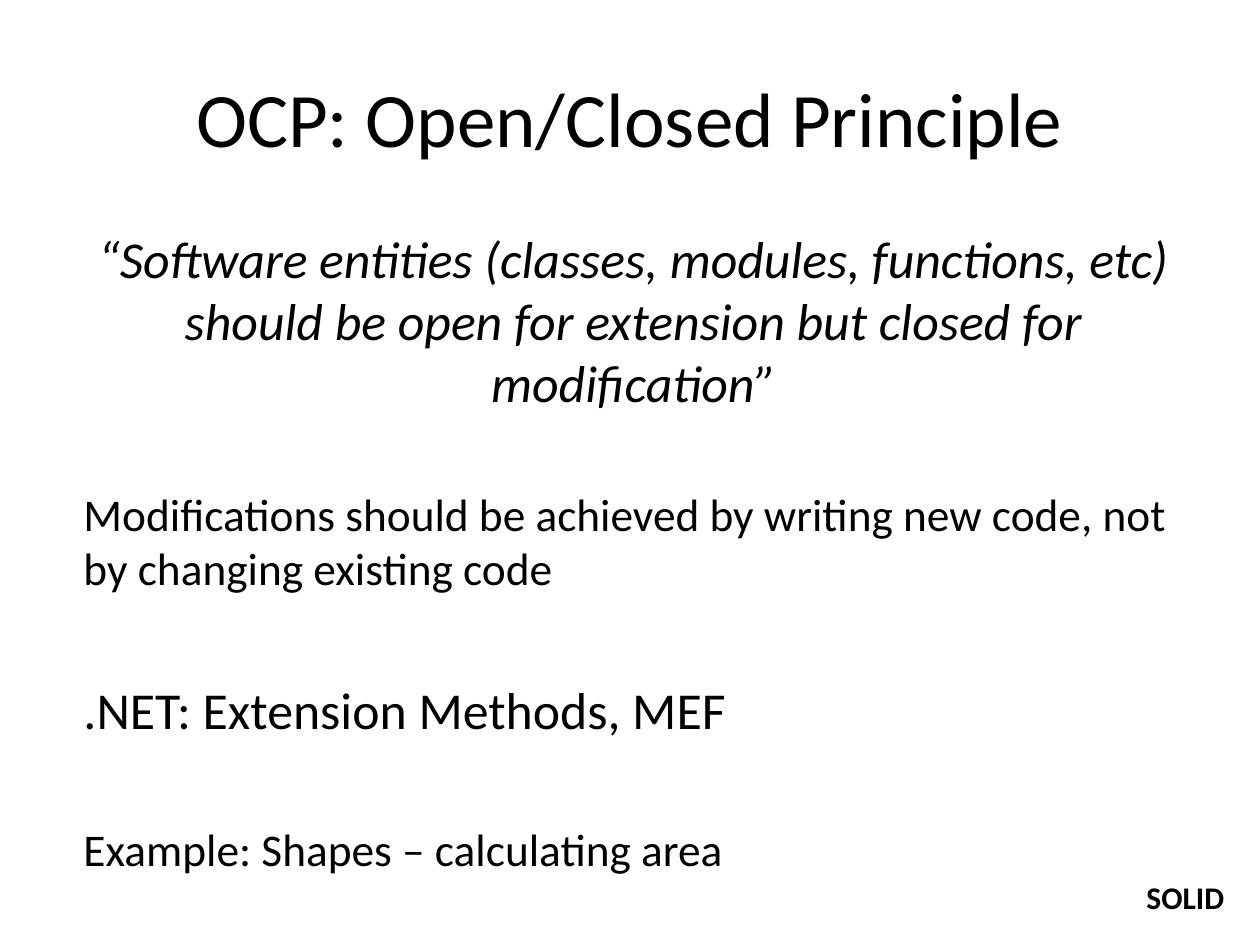
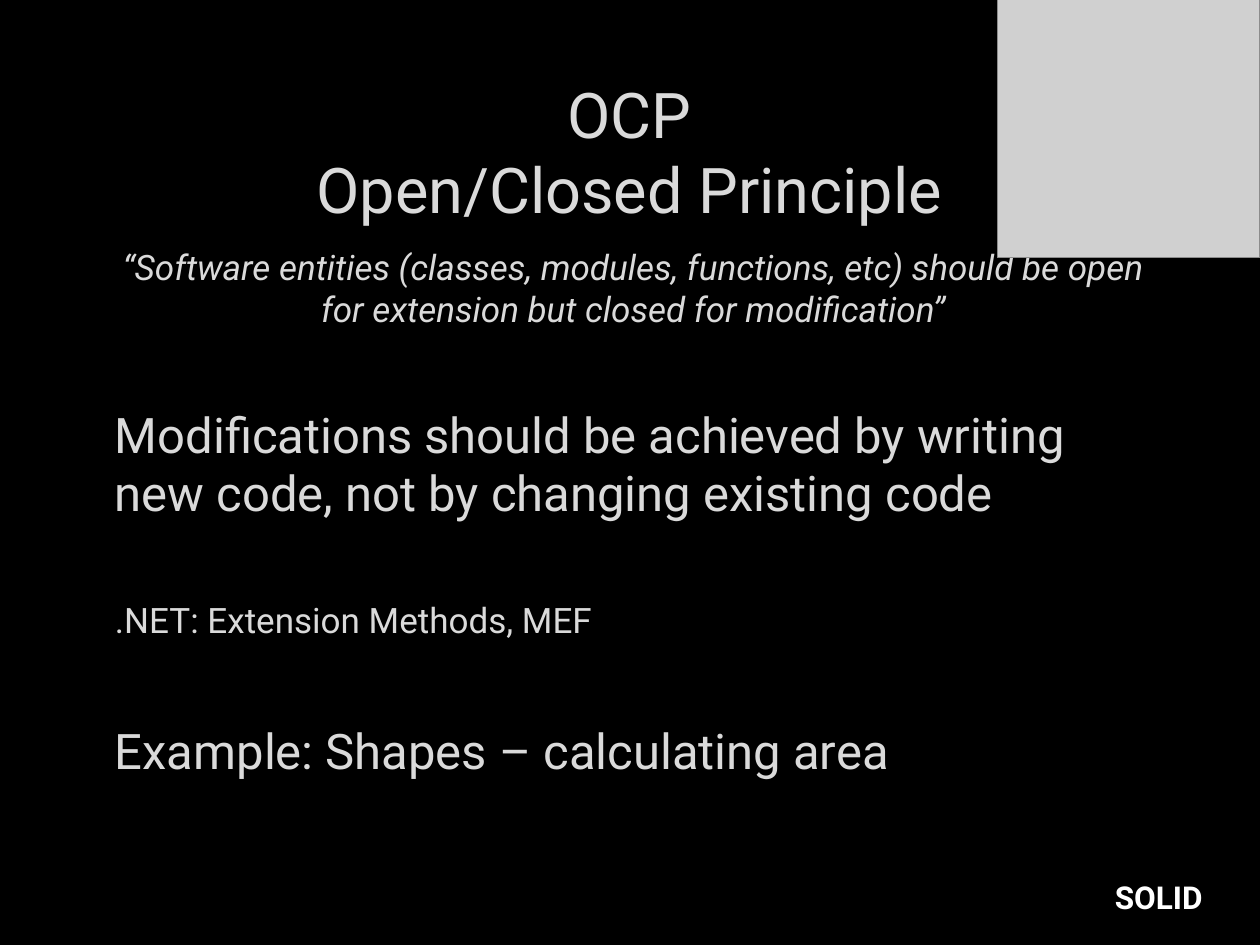
Before and after one commit to itenium-be/Talk-DesignPatterns, a slide deck: slide 14 of patterns.pptx. Drawn at 1260x945 pixels with LibreOffice and Linux fonts; fonts in the diff are those of the drawing; grey boxes stand for pictures; background and template pictures are left out. Boxes give left, top, right and bottom in pixels: in the first picture for what was removed or moved away, otherwise in the second. Text is boxed around its words. In the diff, an @@ line names an element or a change of style, - is before the commit and + after.

Commit message:
ppt: new itenium layout

```diff
--- a/patterns.pptx
+++ b/patterns.pptx
@@ background #FFFFFF to picture (left out) @@
@@ picture added at (998,0,1260,257) @@
@@ title at (317,92,941,226): text changed; size 44 to 36 pt; font Calibri to Roboto; text colour #000000 to #DADADA @@
-OCP: Open/Closed Principle
+OCP
+Open/Closed Principle
@@ text "“Software entities (classes, modules, functions, ...": place and size @@
-text "“Software entities (classes, modules, functions, ..." at (83,240,1168,874)
+text "“Software entities (classes, modules, functions, ..." at (115,247,1143,780)
@@ text "“Software entities (classes, modules, functions, ..." at (115,247,1143,780): size 29.6 to 20 pt in "“Software entities (classes, modules, functions, etc) should ...", ".NET: Extension Methods, MEF"; font Calibri to Roboto, text colour #000000 to #DADADA, letter outline none to #404040 0.75 pt; size 25.9 to 28 pt in "Modifications should be achieved by writing new ...", "Example: Shapes – calculating area"; more space between paragraphs @@
@@ text "SOLID": place and size @@
-text "SOLID" at (1146,888,1224,910)
+text "SOLID" at (1115,886,1203,910)
@@ text "SOLID" at (1115,886,1203,910): font Calibri to Roboto, text colour #000000 to #FFFFFF @@
```
Also in this commit, not shown: 41 other slides changed.
